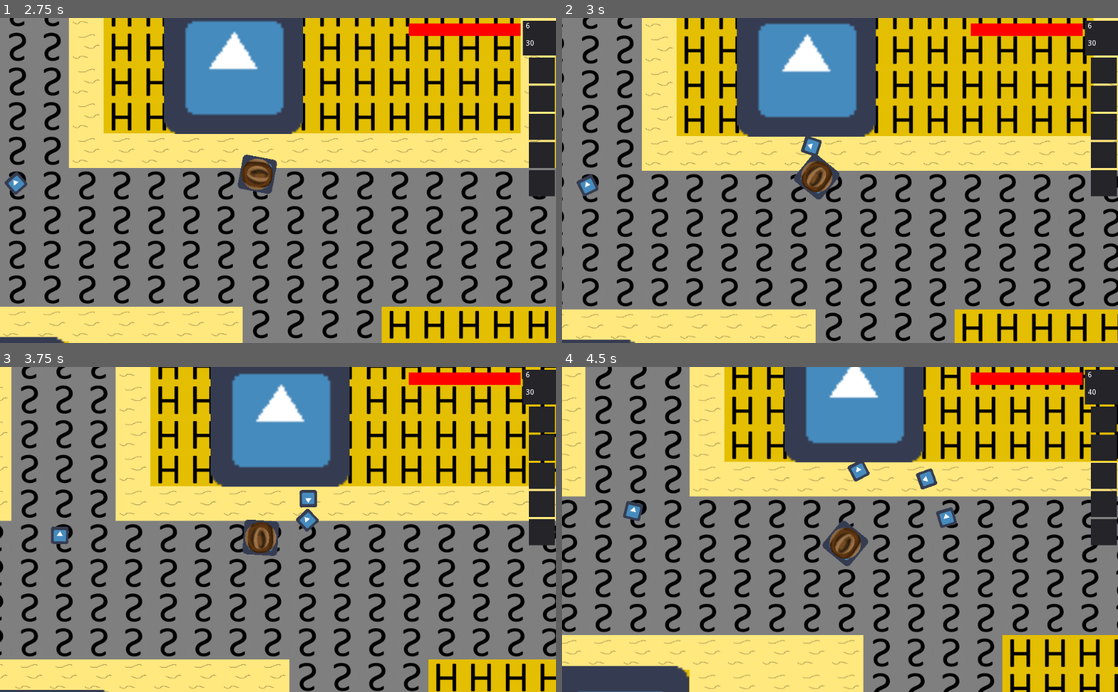
Above: before the commit, frames 1-4 (two rows, left to right).
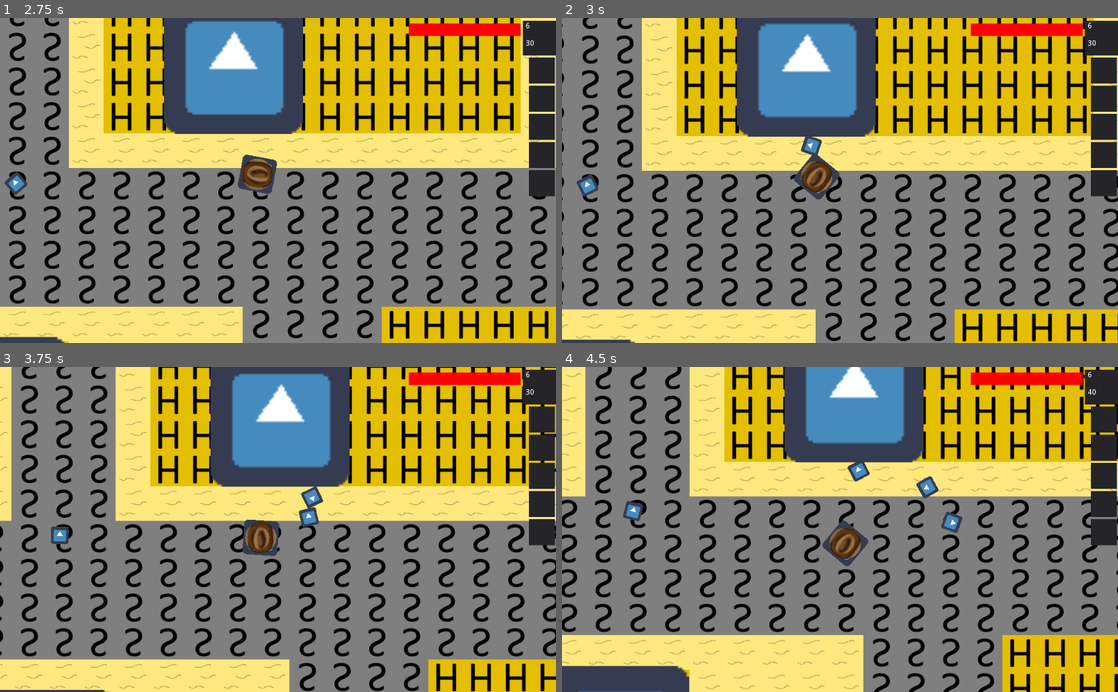
Above: after the commit, the same moments.

Repository: JortvD/ld49
Game: Godot game, scene res://scenes/MainScene.tscn
Two runs of this game, one before a commit and one after it. Both use one fixed random seed, a clock stepped at 60 frames per second and the inputs below. The engine's default icon, where the game draws it, is replaced by a stand-in: a white triangle on a blue panel in a dark square.
Inputs (mouse positions are in pixels of both pictures, inside the frame that each line leads up to):
- Up to frame 1 (2.75 s): tap Enter at 0.5 s; move the mouse to (250, 245) at 0.52 s; hold Up (ui_up) 0.53-2.03 s; tap R at 0.6, 1.35, 2.1 s; tap Space at 0.77, 1.52 s; move the mouse to (444, 229) at 1.27 s; move the mouse to (111, 131) at 2.02 s; hold Left (ui_left) from 2.03 s (still down)
- Up to frame 2 (3 s): keep holding Left (ui_left); move the mouse to (867, 180) at 2.77 s; tap R at 2.85 s
- Up to frame 3 (3.75 s): tap Space at 3.02 s; move the mouse to (194, 448) at 3.52 s; release Left (ui_left) at 3.53 s; hold Down (ui_down) from 3.53 s (still down); tap R at 3.6 s
- Up to frame 4 (4.5 s): tap Space at 3.77 s; move the mouse to (962, 513) at 4.27 s; release Down (ui_down) at 4.28 s; hold Right (ui_right) from 4.28 s (still down); tap R at 4.35 s

Frame 1 is identical in both runs. In frame 2, less than 0.1% of the frame differs, in the area x 42-47%, y 36-43%; in frame 3, 0.3%; in frame 4, 0.5%, in the area x 63-72%, y 31-52%.
Error before the commit: Invalid get index 'mins' (on base: 'Dictionary'). (res://npc/NPC.gd:123)

Commit message:
Doctor schedule

Diff:
--- a/scenes/Handler2.gd
+++ b/scenes/Handler2.gd
@@ -20,19 +20,19 @@
 	$"..".npc_name = "Postman"
 	$"..".child = self
 	$"..".schedule = [
-		{"at": 0, "type": "MOVE", "moves": [house_d.get_exit_position(), house_c.get_entrance_position(), house_c.get_random_spot()]},
-		{"at": 6, "type": "MOVE", "moves": [house_c.get_exit_position(), post_man_office.get_entrance_position(), post_man_office.get_random_spot()]},
-		{"at": 8, "type": "MOVE", "moves": [post_man_office.get_exit_position(), fire_department.get_entrance_position(),fire_department.get_random_spot()]},
-		{"at": 9, "type": "MOVE", "moves": [fire_department.get_exit_position(), doctor.get_entrance_position(), doctor.get_random_spot()]},
-		{"at": 10, "type": "MOVE", "moves": [doctor.get_exit_position(), house_a.get_entrance_position(), house_a.get_random_spot()]},
-		{"at": 11, "type": "MOVE", "moves": [house_a.get_exit_position(), house_b.get_entrance_position(), house_b.get_random_spot()]},
-		{"at": 12, "type": "MOVE", "moves": [house_b.get_exit_position(), saloon.get_entrance_position(), saloon.get_random_spot()]},
-		{"at": 14, "type": "MOVE", "moves": [saloon.get_exit_position(), city_hall.get_entrance_position(), city_hall.get_random_spot()]},
-		{"at": 15, "type": "MOVE", "moves": [city_hall.get_exit_position(), general_store.get_entrance_position(), general_store.get_random_spot()]},
-		{"at": 16, "type": "MOVE", "moves": [general_store.get_exit_position(), house_f.get_entrance_position(), house_f.get_random_spot()]},
-		{"at": 17, "type": "MOVE", "moves": [house_f.get_exit_position(), bank.get_entrance_position(), bank.get_random_spot()]},
-		{"at": 18, "type": "MOVE", "moves": [bank.get_exit_position(), sheriff.get_entrance_position(), sheriff.get_random_spot()]},
-		{"at": 19, "type": "MOVE", "moves": [sheriff.get_exit_position(), house_e.get_entrance_position(), house_e.get_random_spot()]},
-		{"at": 20, "type": "MOVE", "moves": [house_e.get_exit_position(), saloon.get_entrance_position(), saloon.get_random_spot()]},
-		{"at": 23, "type": "MOVE", "moves": [saloon.get_exit_position(), house_d.get_entrance_position(), house_d.get_random_spot()]}
+		{"at": 0, "mins": 0,  "type": "MOVE", "moves": [house_d.get_exit_position(), house_c.get_entrance_position(), house_c.get_random_spot()]},
+		{"at": 6, "mins": 0,  "type": "MOVE", "moves": [house_c.get_exit_position(), post_man_office.get_entrance_position(), post_man_office.get_random_spot()]},
+		{"at": 8, "mins": 0,  "type": "MOVE", "moves": [post_man_office.get_exit_position(), fire_department.get_entrance_position(),fire_department.get_random_spot()]},
+		{"at": 9, "mins": 0,  "type": "MOVE", "moves": [fire_department.get_exit_position(), doctor.get_entrance_position(), doctor.get_random_spot()]},
+		{"at": 10, "mins": 0,  "type": "MOVE", "moves": [doctor.get_exit_position(), house_a.get_entrance_position(), house_a.get_random_spot()]},
+		{"at": 11, "mins": 0,  "type": "MOVE", "moves": [house_a.get_exit_position(), house_b.get_entrance_position(), house_b.get_random_spot()]},
+		{"at": 12, "mins": 0,  "type": "MOVE", "moves": [house_b.get_exit_position(), saloon.get_entrance_position(), saloon.get_random_spot()]},
+		{"at": 14, "mins": 0,  "type": "MOVE", "moves": [saloon.get_exit_position(), city_hall.get_entrance_position(), city_hall.get_random_spot()]},
+		{"at": 15, "mins": 0,  "type": "MOVE", "moves": [city_hall.get_exit_position(), general_store.get_entrance_position(), general_store.get_random_spot()]},
+		{"at": 16, "mins": 0,  "type": "MOVE", "moves": [general_store.get_exit_position(), house_f.get_entrance_position(), house_f.get_random_spot()]},
+		{"at": 17, "mins": 0,  "type": "MOVE", "moves": [house_f.get_exit_position(), bank.get_entrance_position(), bank.get_random_spot()]},
+		{"at": 18, "mins": 0,  "type": "MOVE", "moves": [bank.get_exit_position(), sheriff.get_entrance_position(), sheriff.get_random_spot()]},
+		{"at": 19, "mins": 0,  "type": "MOVE", "moves": [sheriff.get_exit_position(), house_e.get_entrance_position(), house_e.get_random_spot()]},
+		{"at": 20, "mins": 0,  "type": "MOVE", "moves": [house_e.get_exit_position(), saloon.get_entrance_position(), saloon.get_random_spot()]},
+		{"at": 23, "mins": 0,  "type": "MOVE", "moves": [saloon.get_exit_position(), house_d.get_entrance_position(), house_d.get_random_spot()]}
 	]
--- a/scenes/Handler3.gd
+++ b/scenes/Handler3.gd
@@ -13,13 +13,13 @@
 	$"..".npc_name = "Sheriff"
 	$"..".child = self
 	$"..".schedule = [
-		{"at": 7, "type": "MOVE", "moves": [house_e.get_exit_position(), sheriff.get_entrance_position(), sheriff.get_random_spot()]},
-		{"at": 9, "type": "MOVE", "moves": [sheriff.get_exit_position(), bank.get_entrance_position(), bank.get_random_spot()]},
-		{"at": 10, "type": "MOVE", "moves": [bank.get_exit_position(), sheriff.get_entrance_position(),sheriff.get_random_spot()]},
-		{"at": 12, "type": "MOVE", "moves": [sheriff.get_exit_position(), saloon.get_entrance_position(), saloon.get_random_spot()]},
-		{"at": 14, "type": "MOVE", "moves": [saloon.get_exit_position(), player.position, player.position]},
-		{"at": 17, "type": "MOVE", "moves": [sheriff.get_entrance_position(), sheriff.get_random_spot()]},
-		{"at": 20, "type": "MOVE", "moves": [sheriff.get_exit_position(), city_hall.get_entrance_position(), city_hall.get_random_spot()]},
-		{"at": 21, "type": "MOVE", "moves": [city_hall.get_exit_position(), saloon.get_entrance_position(), saloon.get_random_spot()]},
-		{"at": 23, "type": "MOVE", "moves": [saloon.get_exit_position(), house_e.get_entrance_position(), house_e.get_random_spot()]}
+		{"at": 7, "mins": 0,  "type": "MOVE", "moves": [house_e.get_exit_position(), sheriff.get_entrance_position(), sheriff.get_random_spot()]},
+		{"at": 9, "mins": 0,  "type": "MOVE", "moves": [sheriff.get_exit_position(), bank.get_entrance_position(), bank.get_random_spot()]},
+		{"at": 10, "mins": 0,  "type": "MOVE", "moves": [bank.get_exit_position(), sheriff.get_entrance_position(),sheriff.get_random_spot()]},
+		{"at": 12, "mins": 0,  "type": "MOVE", "moves": [sheriff.get_exit_position(), saloon.get_entrance_position(), saloon.get_random_spot()]},
+		{"at": 14, "mins": 0,  "type": "MOVE", "moves": [saloon.get_exit_position(), player.position, player.position]},
+		{"at": 17, "mins": 0,  "type": "MOVE", "moves": [sheriff.get_entrance_position(), sheriff.get_random_spot()]},
+		{"at": 20, "mins": 0,  "type": "MOVE", "moves": [sheriff.get_exit_position(), city_hall.get_entrance_position(), city_hall.get_random_spot()]},
+		{"at": 21, "mins": 0,  "type": "MOVE", "moves": [city_hall.get_exit_position(), saloon.get_entrance_position(), saloon.get_random_spot()]},
+		{"at": 23, "mins": 0,  "type": "MOVE", "moves": [saloon.get_exit_position(), house_e.get_entrance_position(), house_e.get_random_spot()]}
 	]
--- a/scenes/Handler4.gd
+++ b/scenes/Handler4.gd
@@ -9,8 +9,8 @@
 	$"..".npc_name = "GeneralStoreman"
 	$"..".child = self
 	$"..".schedule = [
-		{"at": 7, "type": "MOVE", "moves": [house_f.get_exit_position(), general_store.get_entrance_position(), general_store.get_random_spot()]},
-		{"at": 12, "type": "MOVE", "moves": [general_store.get_exit_position(), saloon.get_entrance_position(), saloon.get_random_spot()]},
-		{"at": 14, "type": "MOVE", "moves": [saloon.get_exit_position(), general_store.get_entrance_position(),general_store.get_random_spot()]},
-		{"at": 21, "type": "MOVE", "moves": [general_store.get_exit_position(), house_f.get_entrance_position(), house_f.get_random_spot()]}
+		{"at": 7, "mins": 0,  "type": "MOVE", "moves": [house_f.get_exit_position(), general_store.get_entrance_position(), general_store.get_random_spot()]},
+		{"at": 12, "mins": 0,  "type": "MOVE", "moves": [general_store.get_exit_position(), saloon.get_entrance_position(), saloon.get_random_spot()]},
+		{"at": 14, "mins": 0,  "type": "MOVE", "moves": [saloon.get_exit_position(), general_store.get_entrance_position(),general_store.get_random_spot()]},
+		{"at": 21, "mins": 0,  "type": "MOVE", "moves": [general_store.get_exit_position(), house_f.get_entrance_position(), house_f.get_random_spot()]}
 	]
--- a/scenes/Handler5.gd
+++ b/scenes/Handler5.gd
@@ -11,13 +11,13 @@
 	$"..".npc_name = "BankWoman"
 	$"..".child = self
 	$"..".schedule = [
-		{"at": 1, "type": "MOVE", "moves": [saloon.get_exit_position(), house_f.get_entrance_position(), house_f.get_random_spot()]},
-		{"at": 6, "type": "MOVE", "moves": [house_f.get_exit_position(), bank.get_entrance_position(), bank.get_random_spot()]},
-		{"at": 9, "type": "MOVE", "moves": [bank.get_exit_position(), city_hall.get_entrance_position(),city_hall.get_random_spot()]},
-		{"at": 10, "type": "MOVE", "moves": [city_hall.get_exit_position(), bank.get_entrance_position(), bank.get_random_spot()]},
-		{"at": 12, "type": "MOVE", "moves": [bank.get_exit_position(), city_hall.get_entrance_position(), city_hall.get_random_spot()]},
-		{"at": 13, "type": "MOVE", "moves": [city_hall.get_exit_position(), saloon.get_entrance_position(), saloon.get_random_spot()]},
-		{"at": 15, "type": "MOVE", "moves": [saloon.get_exit_position(), doctor.get_entrance_position(), doctor.get_random_spot()]},
-		{"at": 16, "type": "MOVE", "moves": [doctor.get_exit_position(), bank.get_entrance_position(), bank.get_random_spot()]},
-		{"at": 21, "type": "MOVE", "moves": [bank.get_exit_position(), saloon.get_entrance_position(), saloon.get_random_spot()]}
+		{"at": 1, "mins": 0,  "type": "MOVE", "moves": [saloon.get_exit_position(), house_f.get_entrance_position(), house_f.get_random_spot()]},
+		{"at": 6, "mins": 0,  "type": "MOVE", "moves": [house_f.get_exit_position(), bank.get_entrance_position(), bank.get_random_spot()]},
+		{"at": 9, "mins": 0,  "type": "MOVE", "moves": [bank.get_exit_position(), city_hall.get_entrance_position(),city_hall.get_random_spot()]},
+		{"at": 10, "mins": 0,  "type": "MOVE", "moves": [city_hall.get_exit_position(), bank.get_entrance_position(), bank.get_random_spot()]},
+		{"at": 12, "mins": 0,  "type": "MOVE", "moves": [bank.get_exit_position(), city_hall.get_entrance_position(), city_hall.get_random_spot()]},
+		{"at": 13, "mins": 0,  "type": "MOVE", "moves": [city_hall.get_exit_position(), saloon.get_entrance_position(), saloon.get_random_spot()]},
+		{"at": 15, "mins": 0,  "type": "MOVE", "moves": [saloon.get_exit_position(), doctor.get_entrance_position(), doctor.get_random_spot()]},
+		{"at": 16, "mins": 0,  "type": "MOVE", "moves": [doctor.get_exit_position(), bank.get_entrance_position(), bank.get_random_spot()]},
+		{"at": 21, "mins": 0,  "type": "MOVE", "moves": [bank.get_exit_position(), saloon.get_entrance_position(), saloon.get_random_spot()]}
 	]
--- /dev/null
+++ b/scenes/Handler6.gd
@@ -0,0 +1,23 @@
+extends Node
+
+func _ready():
+	var fire_department  = $"/root/MainScene/Buildings/FireDepartment"
+	var doctor  = $"/root/MainScene/Buildings/Doctor"
+	var house_a = $"/root/MainScene/Buildings/HouseA"
+	var saloon = $"/root/MainScene/Buildings/Saloon"
+	var general_store = $"/root/MainScene/Buildings/GeneralStore"
+	var house_f = $"/root/MainScene/Buildings/HouseF"
+
+
+
+	$"..".npc_name = "Doctor"
+	$"..".child = self
+	$"..".schedule = [
+		{"at": 0, "mins": 0,  "type": "MOVE", "moves": [saloon.get_exit_position(), house_a.get_entrance_position(), house_a.get_random_spot()]},
+		{"at": 8, "mins": 0,  "type": "MOVE", "moves": [house_a.get_exit_position(), general_store.get_entrance_position(), general_store.get_random_spot()]},
+		{"at": 10, "mins": 0,  "type": "MOVE", "moves": [general_store.get_exit_position(), doctor.get_entrance_position(),doctor.get_random_spot()]},
+		{"at": 13, "mins": 0,  "type": "MOVE", "moves": [doctor.get_exit_position(), saloon.get_entrance_position(), saloon.get_random_spot()]},
+		{"at": 14, "mins": 0,  "type": "MOVE", "moves": [saloon.get_exit_position(), fire_department.get_entrance_position(), fire_department.get_random_spot()]},
+		{"at": 15, "mins": 0,  "type": "MOVE", "moves": [fire_department.get_exit_position(), doctor.get_entrance_position(), doctor.get_random_spot()]},
+		{"at": 20, "mins": 0,  "type": "MOVE", "moves": [doctor.get_exit_position(), saloon.get_entrance_position(), saloon.get_random_spot()]}
+	]
--- a/scenes/MainScene.tscn
+++ b/scenes/MainScene.tscn
@@ -18,6 +18,7 @@
 [ext_resource path="res://scenes/Handler3.gd" type="Script" id=16]
 [ext_resource path="res://scenes/Handler4.gd" type="Script" id=17]
 [ext_resource path="res://scenes/Handler5.gd" type="Script" id=18]
+[ext_resource path="res://scenes/Handler6.gd" type="Script" id=19]
 
 [sub_resource type="NavigationPolygon" id=1]
 vertices = PoolVector2Array( 2744, 1388.74, 3816.79, 2113.92, 1059.91, 1940.11, 802.198, 1166.99, 999.975, 2030.01, -25 …(1922 unchanged characters)…
@@ -760,5 +761,10 @@
 [node name="Handler" type="Node" parent="NPCs/BankWoman"]
 script = ExtResource( 18 )
 
+[node name="Doctor" parent="NPCs" instance=ExtResource( 3 )]
+
+[node name="Handler" type="Node" parent="NPCs/Doctor"]
+script = ExtResource( 19 )
+
 [connection signal="tween_completed" from="CanvasLayer/Blacken/Tween" to="CanvasLayer/Blacken" method="_on_Tween_tween_completed"]
 [connection signal="timeout" from="CanvasLayer/Blacken/Timer" to="CanvasLayer/Blacken" method="_on_Timer_timeout"]
Not shown: 1 places in scenes/MainScene.tscn that only renumber resources
